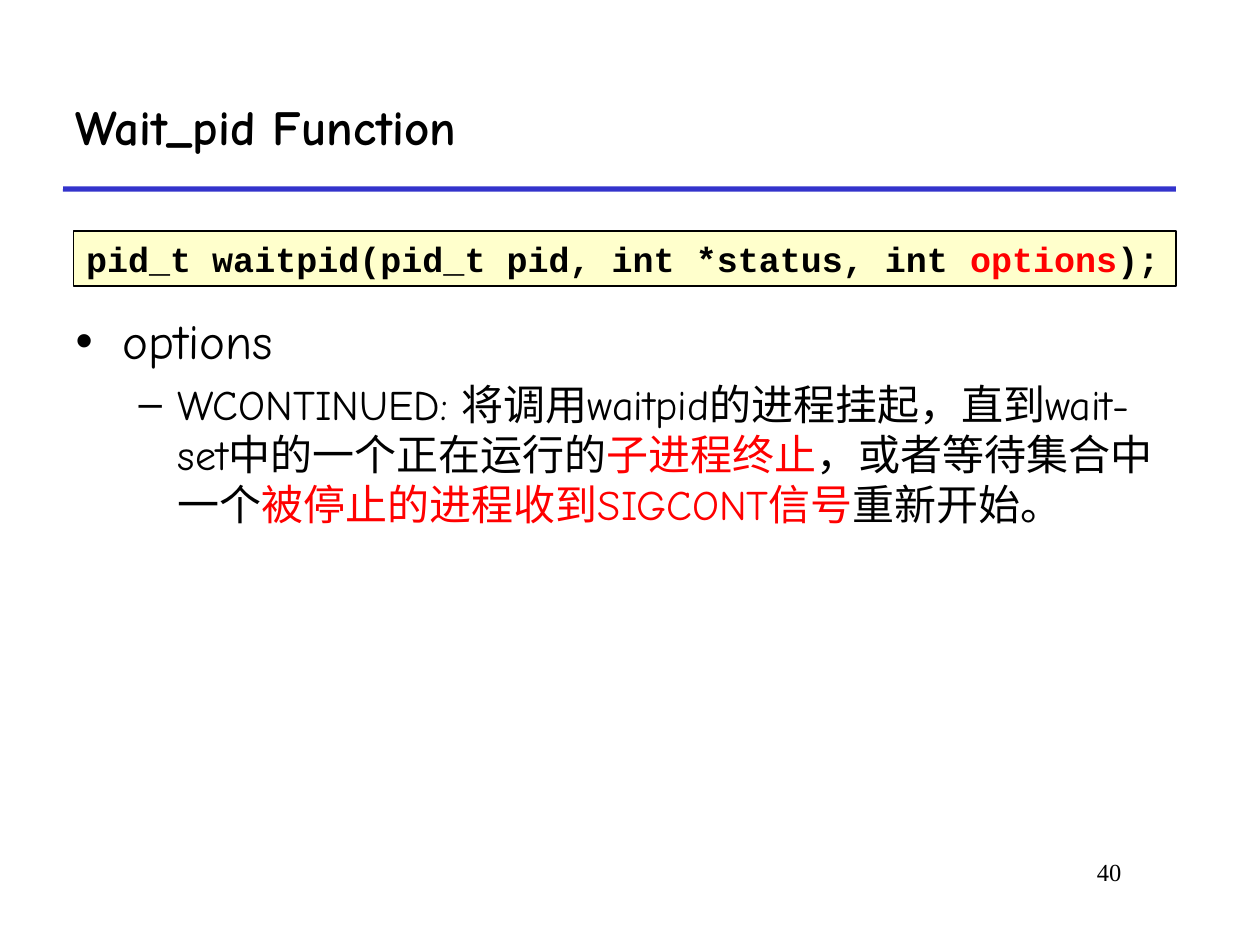
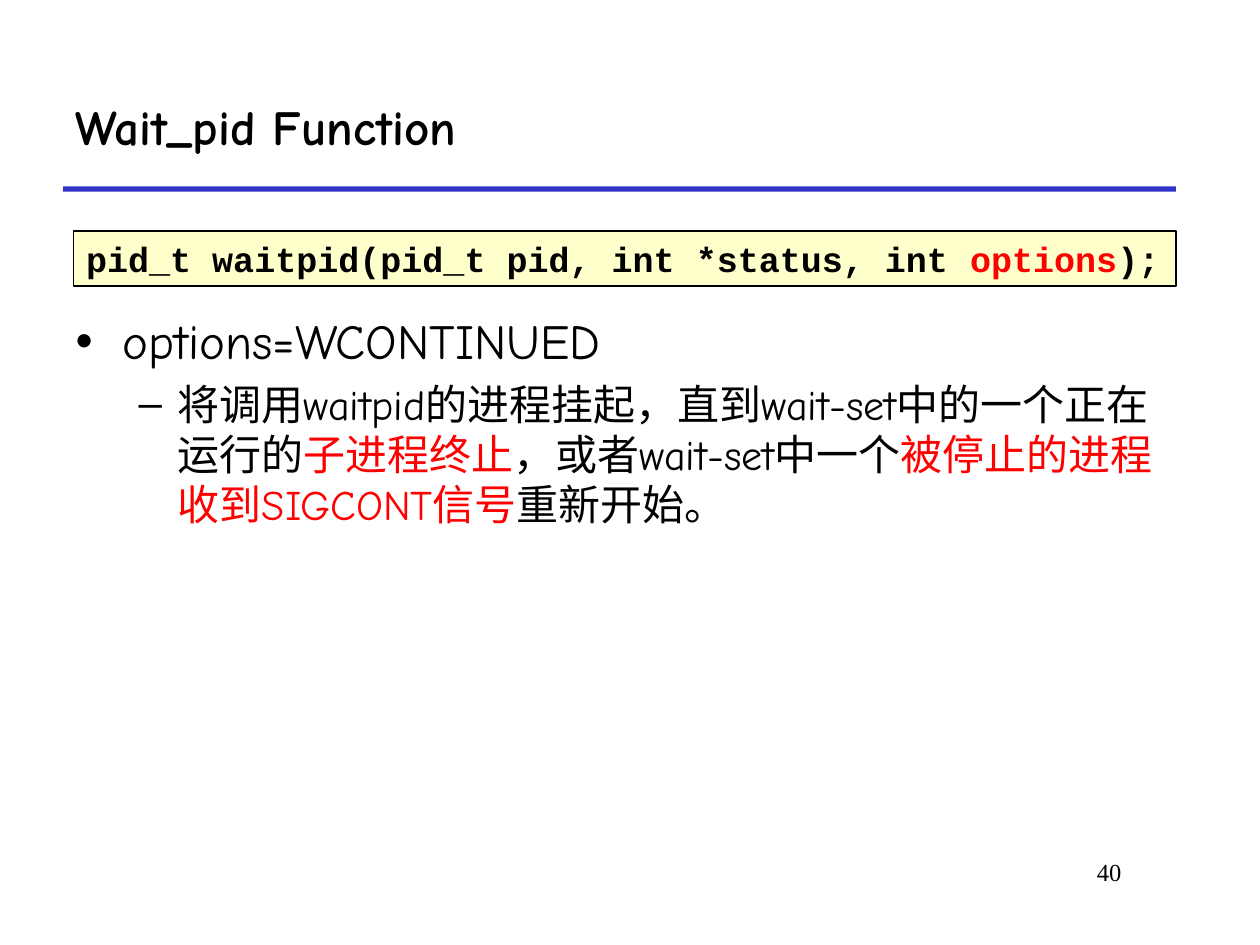
Before and after one commit to functionx37/Homework-in-RUC, a slide deck: slide 40 of Foundations of Computer Systems II/Coursewares/3-process.pptx. Drawn at 1260x945 pixels with LibreOffice and Linux fonts; fonts in the diff are those of the drawing. Boxes give left, top, right and bottom in pixels: in the first picture for what was removed or moved away, otherwise in the second. Text is boxed around its words. In the diff, an @@ line names an element or a change of style, - is before the commit and + after.

```diff
--- a/Foundations of Computer Systems II/Coursewares/3-process.pptx
+++ b/Foundations of Computer Systems II/Coursewares/3-process.pptx
@@ text at bbox=[123, 326, 1153, 524]: text changed @@
-• options
-  – WCONTINUED: 将调用waitpid的进程挂起，直到wait-set中的一个正在运行的子进程终止，或者等待集合中一个被停止的进程收到SIGCONT信号重新开始。
+• options=WCONTINUED
+  – 将调用waitpid的进程挂起，直到wait-set中的一个正在运行的子进程终止，或者wait-set中一个被停止的进程收到SIGCONT信号重新开始。
```
Also in this commit, not shown: 22 other slides changed, 32 other files.
